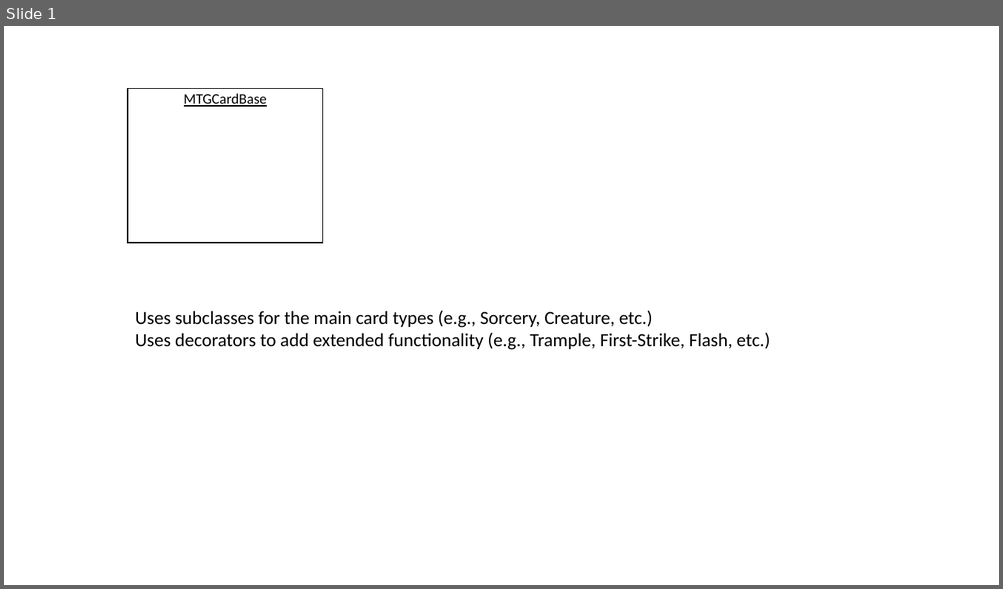
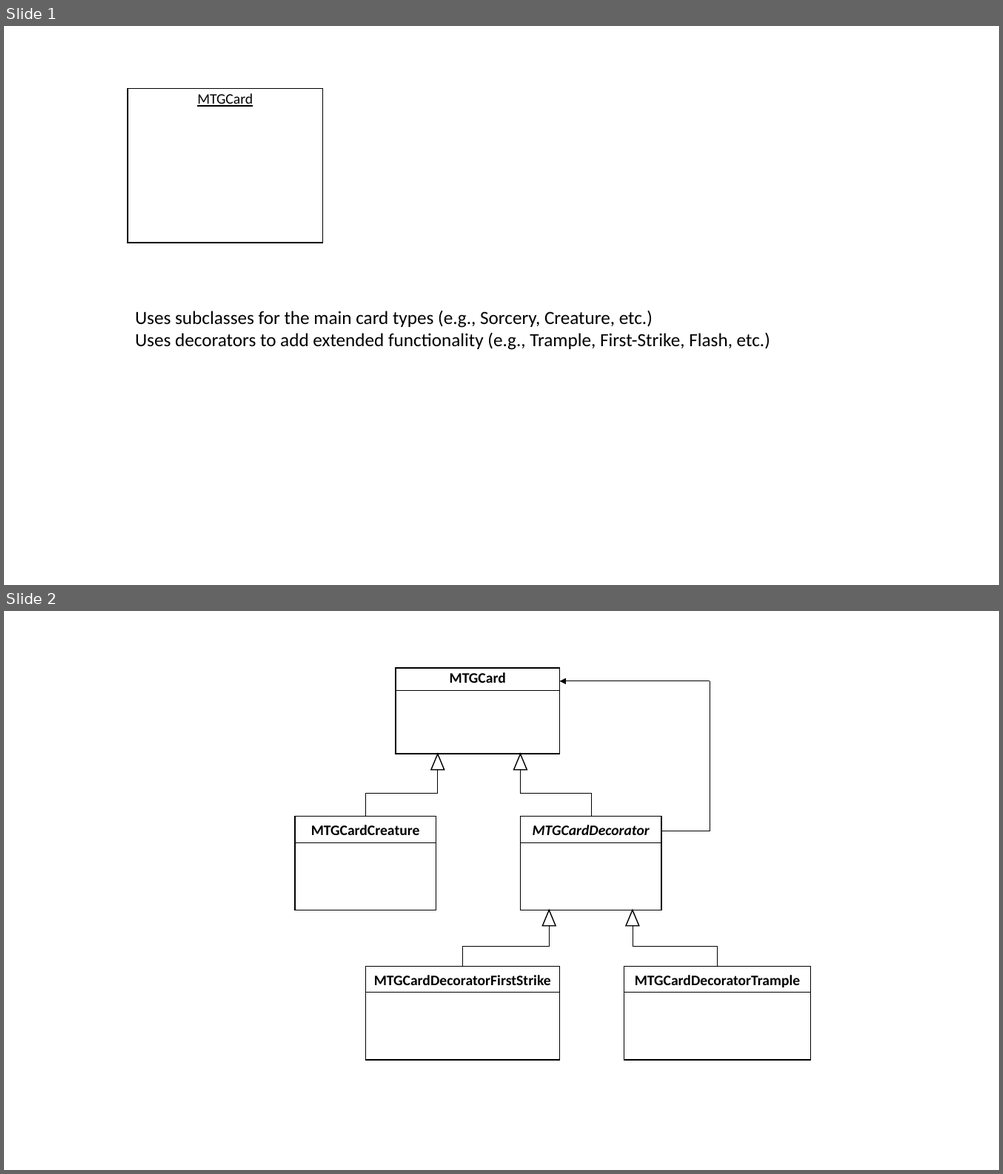
Before and after one commit to glaif/mtgsim, a slide deck: Docs/MTG Object Model.pptx. Shown one above the other, each under a label of ours: slide 1 before the commit, slides 1 and 2 after it. The pictures are 1003x589 and 1003x1174 pixels, drawn with LibreOffice and Linux fonts; fonts in the diff are those of the drawing. Boxes give left, top, right and bottom in pixels: in the first picture for what was removed or moved away, otherwise in the second. Text is boxed around its words. In the diff, an @@ line names an element or a change of style, - is before the commit and + after.

```diff
--- a/Docs/MTG Object Model.pptx
+++ b/Docs/MTG Object Model.pptx
@@ slide 2 added at bbox=[4, 611, 999, 1170], background #FFFFFF @@
@@ rectangle added at bbox=[395, 668, 560, 754], fill #FFFFFF, outline #000000 1 pt, 14 pt, text #000000, bold @@
+MTGCard
@@ line added from (396, 690) to (560, 690), #000000 0.5 pt @@
@@ arrow added from (710, 681) to (560, 681), #000000 0.5 pt @@
@@ line added from (710, 831) to (710, 681), #000000 0.5 pt @@
@@ triangle added at bbox=[431, 755, 444, 770], fill #FFFFFF, outline #000000 1 pt @@
@@ triangle added at bbox=[514, 755, 527, 770], fill #FFFFFF, outline #000000 1 pt @@
@@ elbow line added from (365, 816) to (438, 770), #000000 0.5 pt @@
@@ elbow line added from (591, 816) to (521, 770), #000000 0.5 pt @@
@@ rectangle added at bbox=[295, 816, 436, 910], fill #FFFFFF, outline #000000 1 pt, 14 pt, text #000000, bold @@
+MTGCardCreature
@@ rectangle added at bbox=[521, 816, 661, 910], fill #FFFFFF, outline #000000 1 pt, 14 pt, text #000000, bold, italic @@
+MTGCardDecorator
@@ line added from (661, 831) to (710, 831), #000000 0.5 pt @@
@@ line added from (295, 843) to (436, 843), #000000 0.5 pt @@
@@ line added from (521, 843) to (661, 843), #000000 0.5 pt @@
@@ triangle added at bbox=[543, 910, 556, 925], fill #FFFFFF, outline #000000 1 pt @@
@@ triangle added at bbox=[626, 910, 639, 925], fill #FFFFFF, outline #000000 1 pt @@
@@ elbow line added from (463, 967) to (549, 925), #000000 0.5 pt @@
@@ elbow line added from (717, 967) to (632, 925), #000000 0.5 pt @@
@@ rectangle added at bbox=[365, 967, 559, 1061], fill #FFFFFF, outline #000000 1 pt, 14 pt, text #000000, bold @@
+MTGCardDecoratorFirstStrike
@@ rectangle added at bbox=[624, 967, 811, 1061], fill #FFFFFF, outline #000000 1 pt, 14 pt, text #000000, bold @@
+MTGCardDecoratorTrample
@@ line added from (365, 993) to (560, 993), #000000 0.5 pt @@
@@ line added from (624, 993) to (811, 993), #000000 0.5 pt @@
@@ slide 1 changed as well @@
@@ text in rectangle at bbox=[197, 93, 253, 107]: text changed @@
-MTGCardBase
+MTGCard
```
Also in this commit, not shown: 14 other files.
